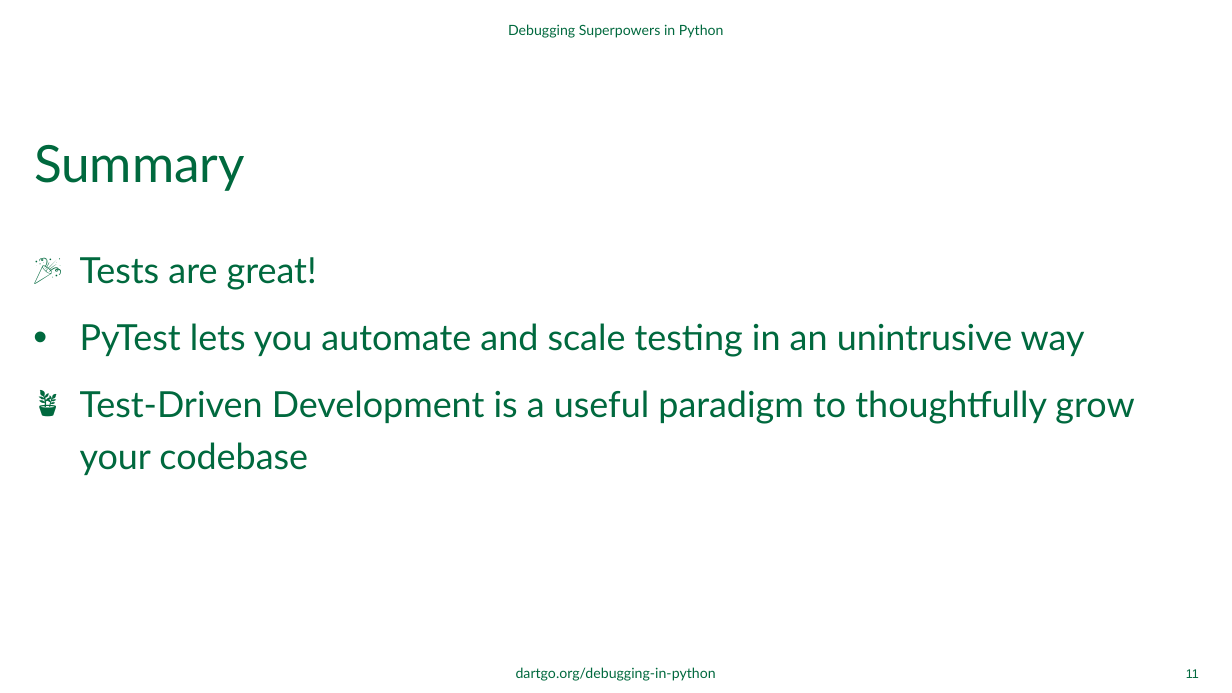
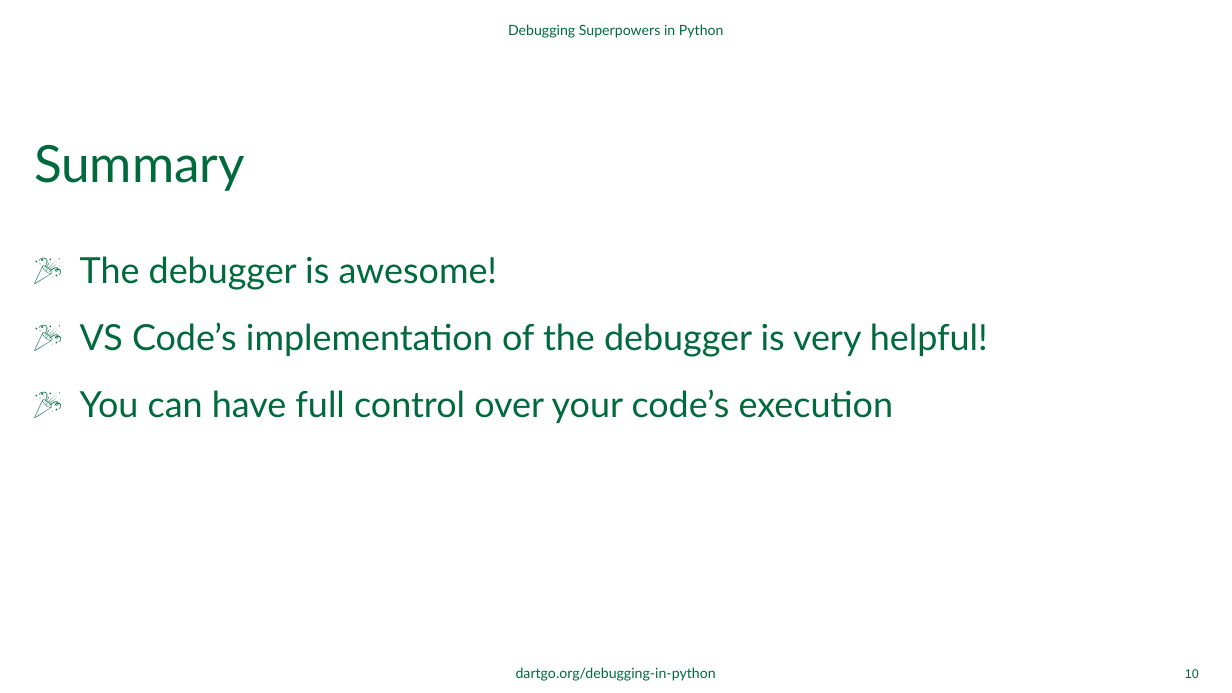
Before and after one commit to dartmouth/debugging-in-python, a slide deck: slide 10 of ppt/debugging-in-python.pptx (slide 11 before the commit). Drawn at 1232x693 pixels with LibreOffice and Linux fonts; fonts in the diff are those of the drawing; background and template pictures are left out. Boxes give left, top, right and bottom in pixels: in the first picture for what was removed or moved away, otherwise in the second. Text is boxed around its words. In the diff, an @@ line names an element or a change of style, - is before the commit and + after.

```diff
--- a/ppt/debugging-in-python.pptx
+++ b/ppt/debugging-in-python.pptx
@@ text at (80,256,988,423): text changed @@
-🎉 Tests are great!
-• PyTest lets you automate and scale testing in an unintrusive way
-🪴 Test-Driven Development is a useful paradigm to thoughtfully grow your codebase
+🎉 The debugger is awesome!
+🎉 VS Code’s implementation of the debugger is very helpful!
+🎉 You can have full control over your code’s execution
@@ page number at (1185,669,1199,678): text changed @@
-11
+10
```
Also in this commit, not shown: 5 other slides changed, 2 slides added, 3 slides removed.
